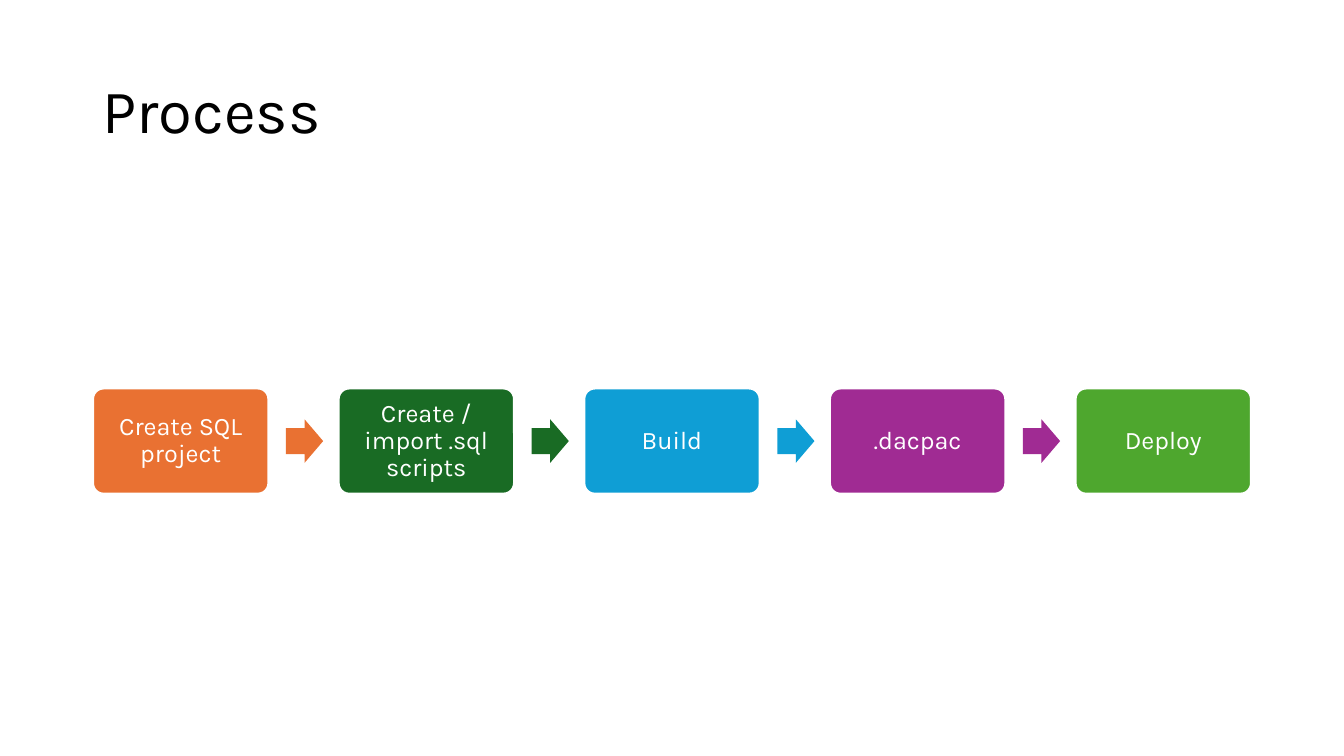
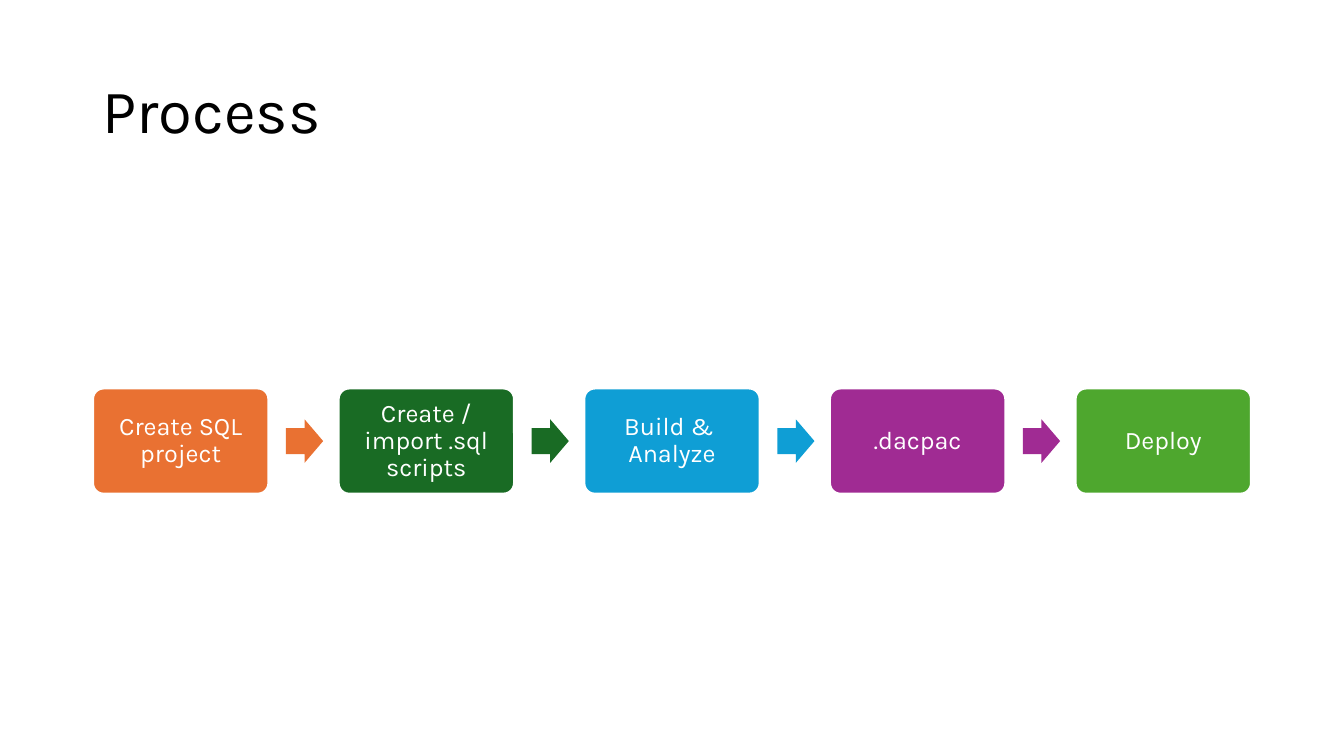
Before and after one commit to ErikEJ/TsqlAnalysis, a slide deck: slide 4 of T-SQL Code analysis.pptx (slide 10 before the commit). Drawn at 1344x756 pixels with LibreOffice and Linux fonts; fonts in the diff are those of the drawing. Boxes give left, top, right and bottom in pixels: in the first picture for what was removed or moved away, otherwise in the second. Text is boxed around its words. In the diff, an @@ line names an element or a change of style, - is before the commit and + after.

```diff
--- a/T-SQL Code analysis.pptx
+++ b/T-SQL Code analysis.pptx
@@ text at <box>624,417,715,468</box>: text changed @@
-Build
+Build &
+Analyze
```
Also in this commit, not shown: 4 other slides changed, 3 slides added, 1 slide removed, 3 other files.
